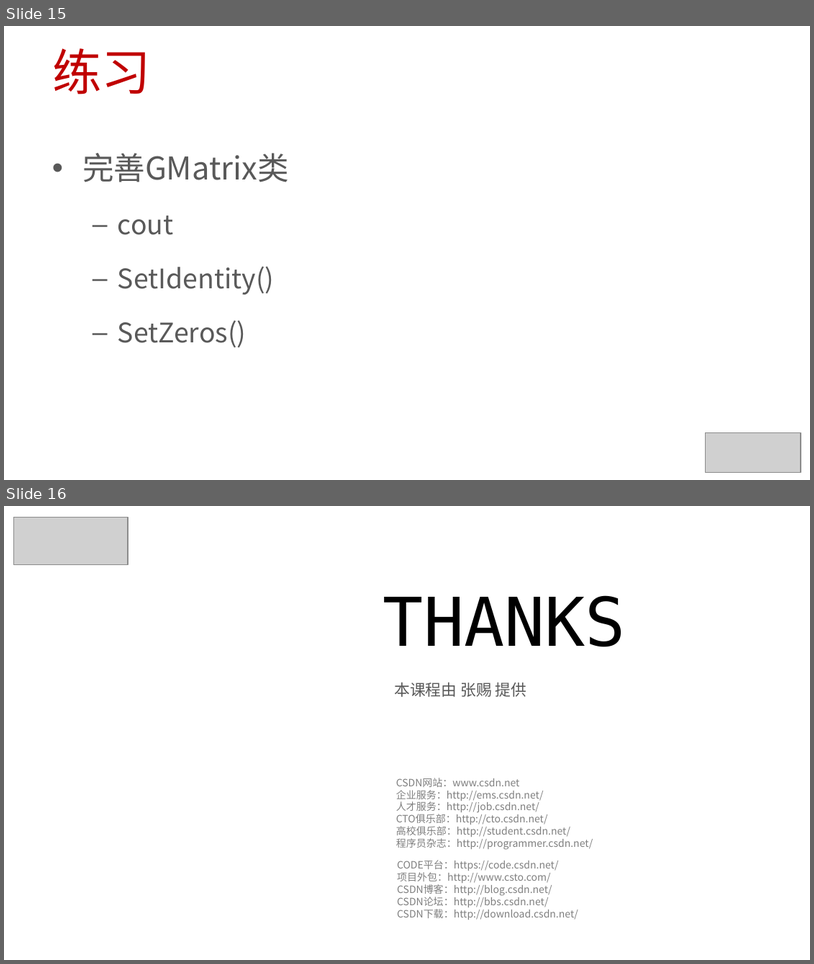
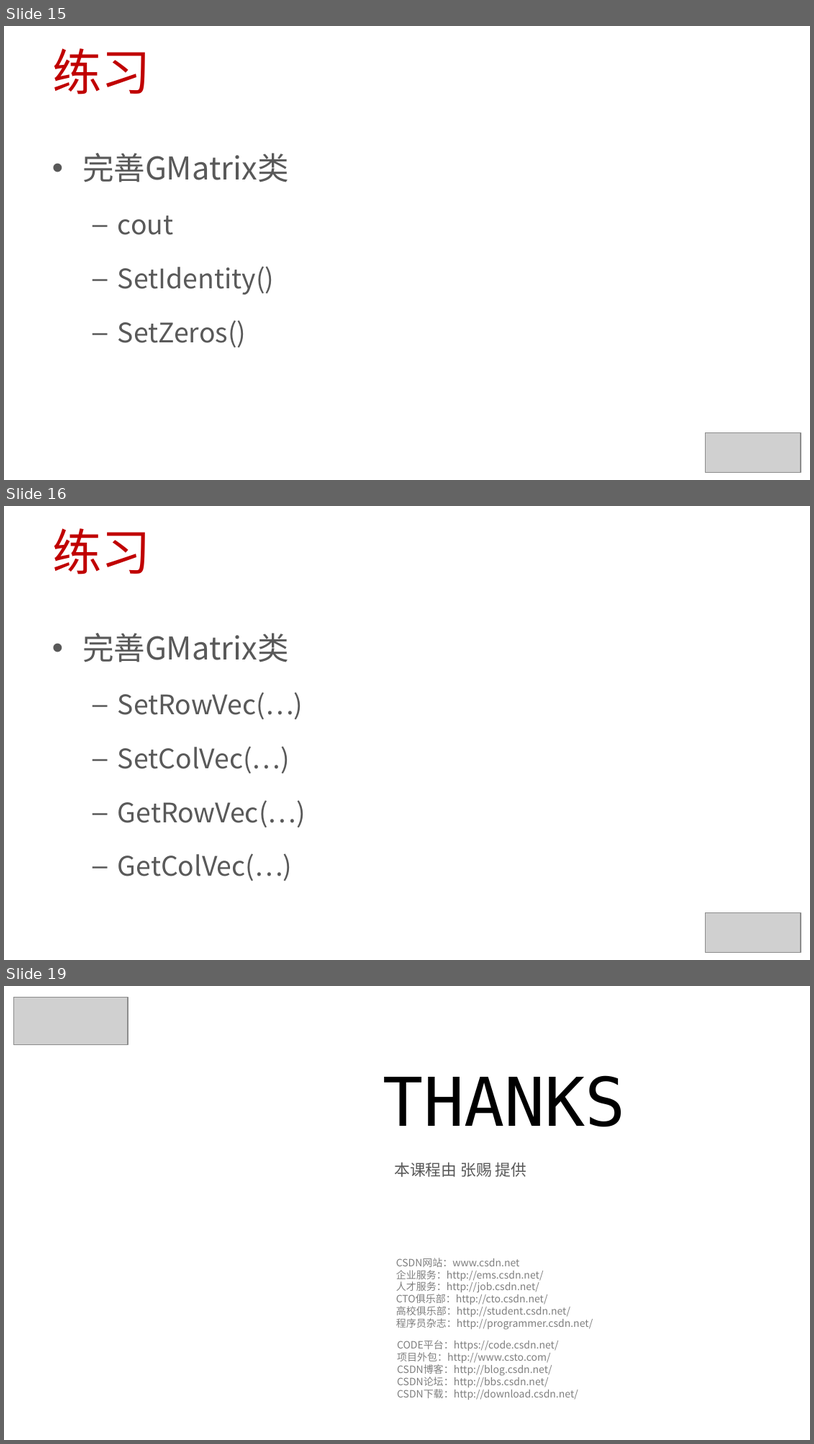
Before and after one commit to 0000duck/ComputerGraphicsBasics, a slide deck: PPT/C++练习.pptx. Shown one above the other, each under a label of ours: slides 15 and 16 before the commit, slides 15, 16 and 19 after it; the slides between them are not shown. The pictures are 814x964 and 814x1444 pixels, drawn with LibreOffice and Linux fonts; fonts in the diff are those of the drawing; grey boxes stand for pictures; background and template pictures are left out. Boxes give left, top, right and bottom in pixels: in the first picture for what was removed or moved away, otherwise in the second. Text is boxed around its words. In the diff, an @@ line names an element or a change of style, - is before the commit and + after.

```diff
--- a/PPT/C++练习.pptx
+++ b/PPT/C++练习.pptx
@@ slide 16 added at (4, 506, 810, 960), background #FFFFFF @@
@@ title added at (52, 528, 151, 574), 44 pt, text #C00000 @@
+练习
@@ text added at (82, 633, 306, 880), 24 pt, text #595959 @@
+• 完善GMatrix类
+  – SetRowVec(…)
+  – SetColVec(…)
+  – GetRowVec(…)
+  – GetColVec(…)
@@ picture added at (705, 912, 801, 952) @@
@@ what was slide 16 is now slide 19 @@
```
Also in this commit, not shown: 2 other slides added.
